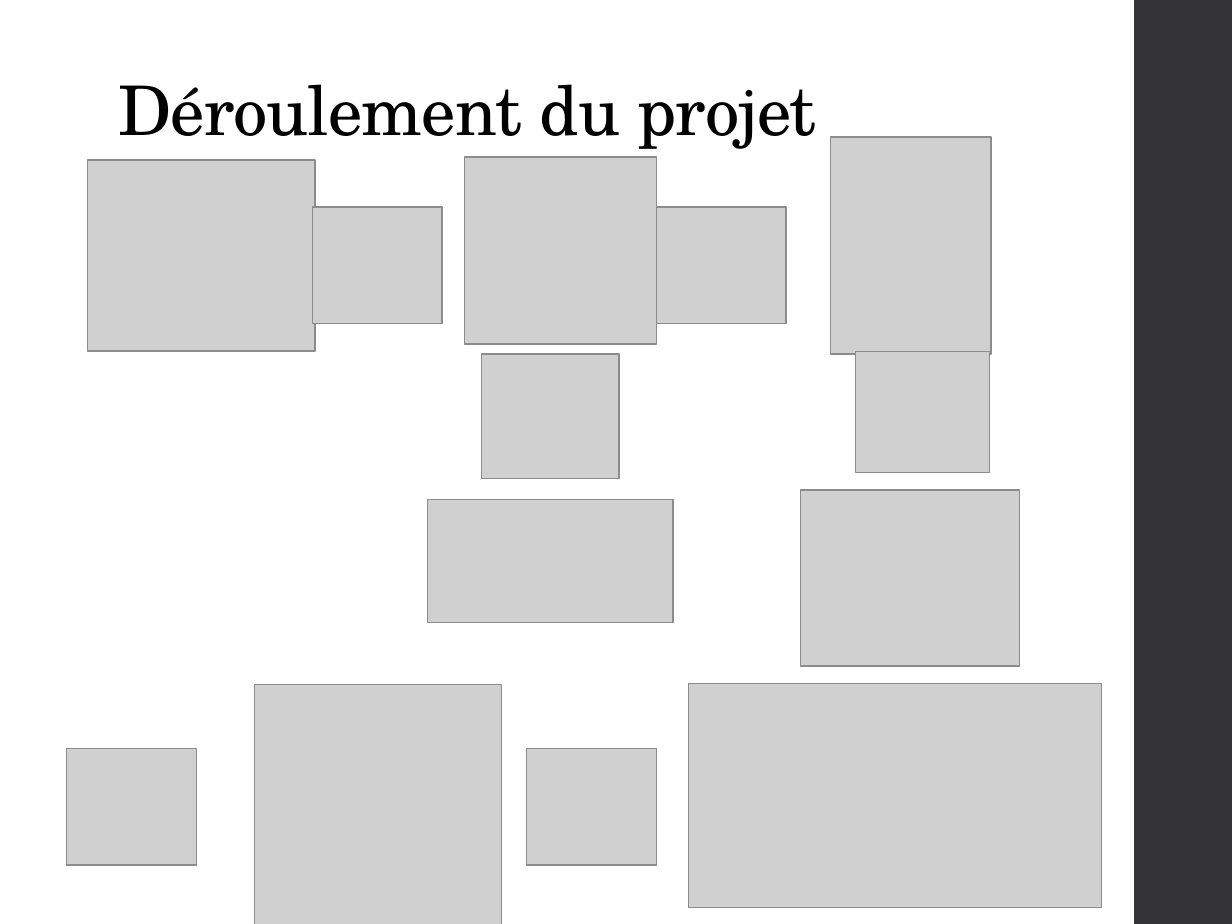
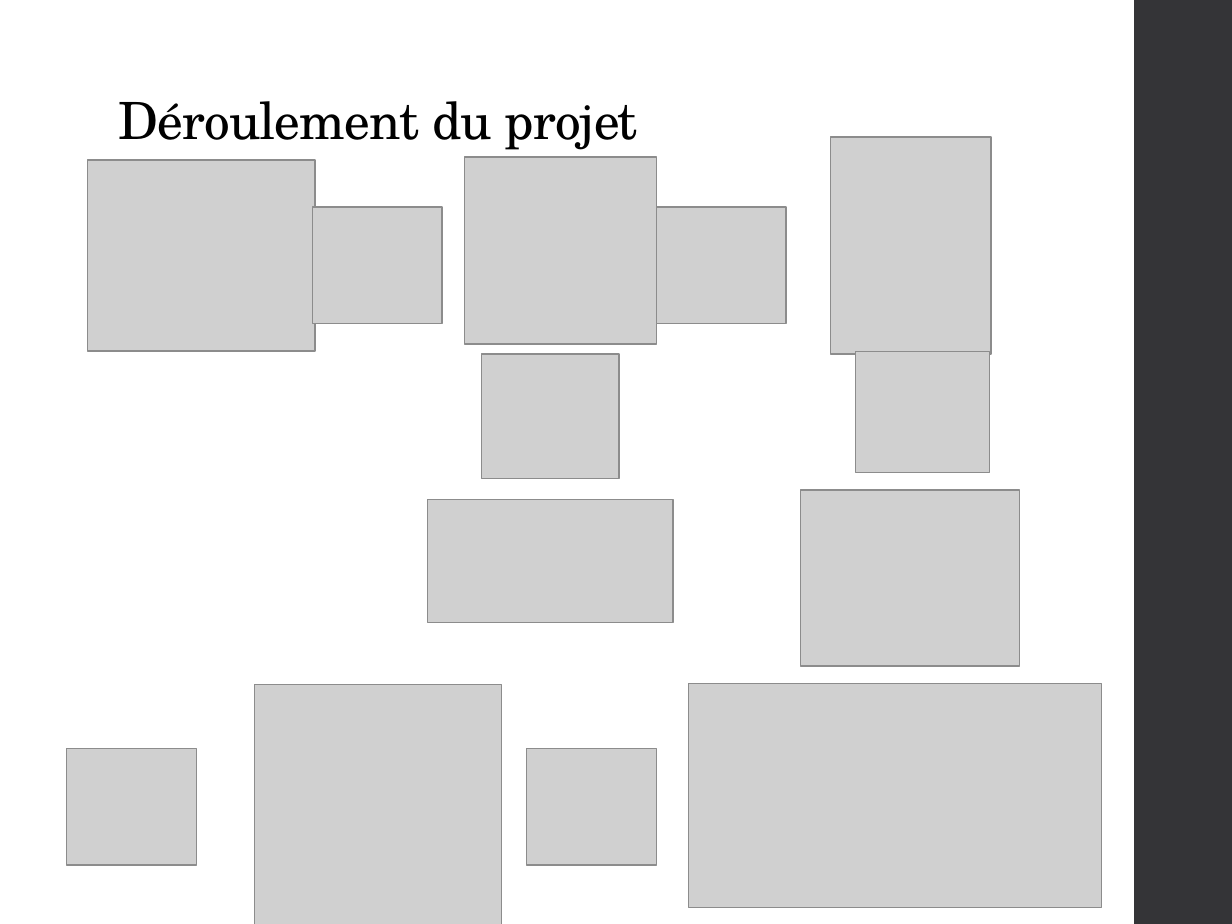
Before and after one commit to qwertyuu/Projet_fin_etudes_2016-2017, a slide deck: slide 19 of Gestion de projet/Présentations/PowerPoint.pptx. Drawn at 1232x924 pixels with LibreOffice and Linux fonts; fonts in the diff are those of the drawing; grey boxes stand for pictures. Boxes give left, top, right and bottom in pixels: in the first picture for what was removed or moved away, otherwise in the second. Text is boxed around its words. In the diff, an @@ line names an element or a change of style, - is before the commit and + after.

```diff
--- a/Gestion de projet/Présentations/PowerPoint.pptx
+++ b/Gestion de projet/Présentations/PowerPoint.pptx
@@ title "Déroulement du projet" at (x1=119, y1=101, x2=638, y2=150): size 40 to 30 pt @@
```
Also in this commit, not shown: 16 other slides changed, 1 other file.
